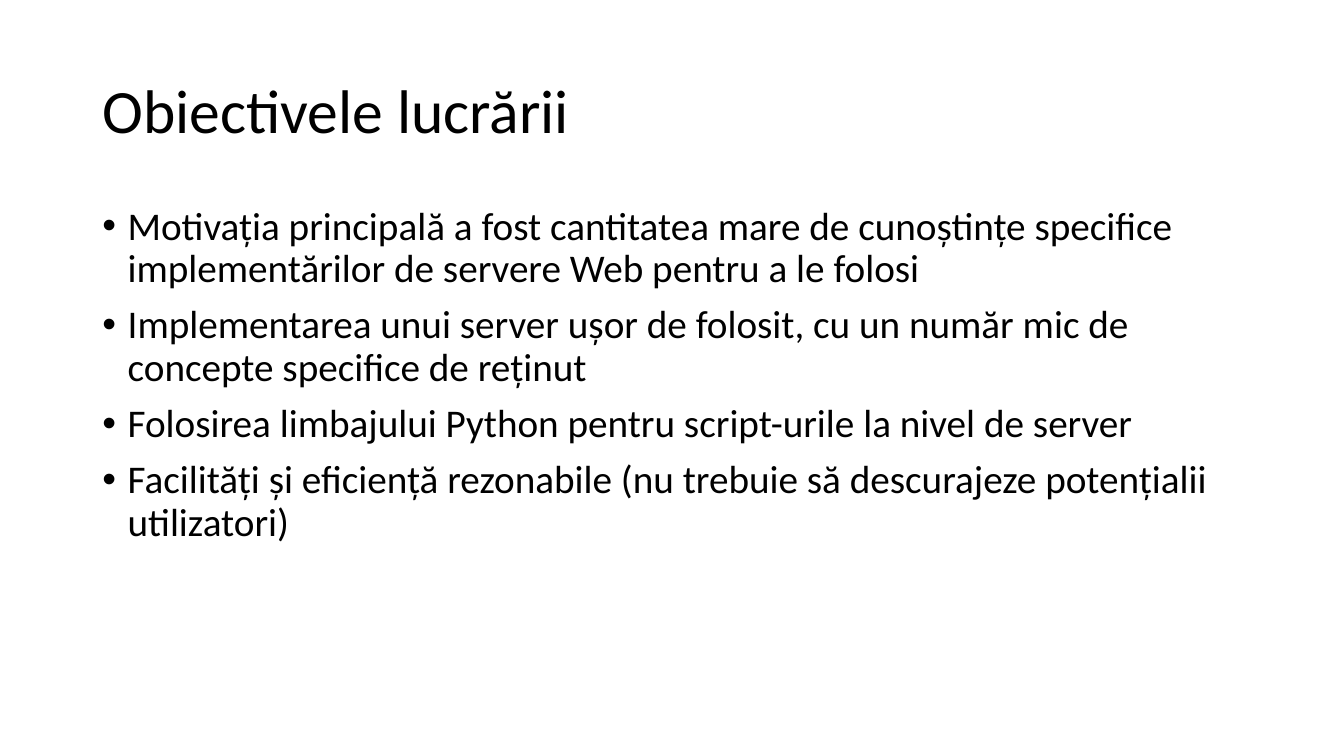
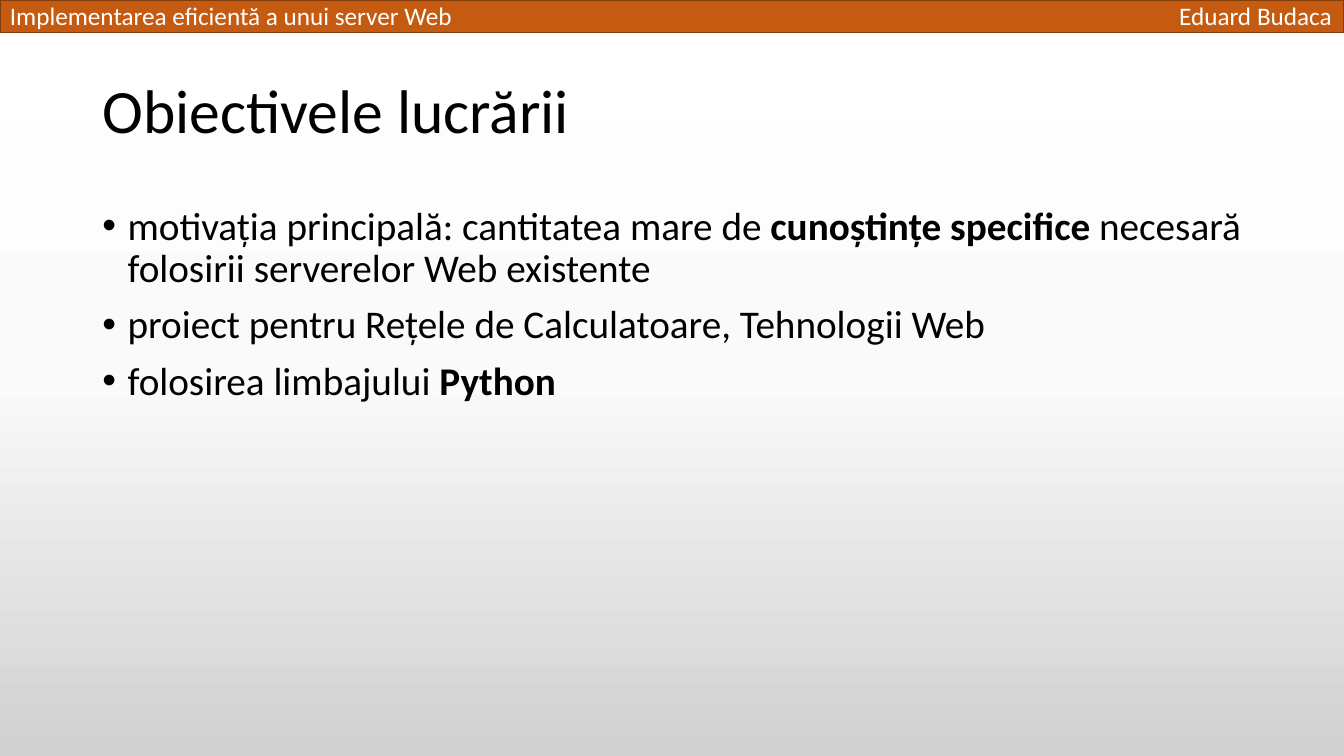
Before and after one commit to TED-996/bachelor-thesis-pack, a slide deck: slide 3 of Licenta2018BudacaEduard/Implementarea eficientă a unui server Web.pptx. Drawn at 1344x756 pixels with LibreOffice and Linux fonts; fonts in the diff are those of the drawing. Boxes give left, top, right and bottom in pixels: in the first picture for what was removed or moved away, otherwise in the second. Text is boxed around its words. In the diff, an @@ line names an element or a change of style, - is before the commit and + after.

```diff
--- a/Licenta2018BudacaEduard/Implementarea eficientă a unui server Web.pptx
+++ b/Licenta2018BudacaEduard/Implementarea eficientă a unui server Web.pptx
@@ background #FFFFFF to gradient #FFFFFF to #FBFBFB to #D1D1D1 @@
@@ rectangle added at (0, 0, 1344, 32), fill #C55A11, outline #843C0B 1 pt @@
@@ text added at (10, 7, 451, 29), 18 pt, text #FFFFFF @@
+Implementarea eficientă a unui server Web
@@ text added at (1179, 7, 1332, 25), 18 pt, text #FFFFFF @@
+Eduard Budaca
@@ text at (128, 212, 1241, 402): text changed @@
-• Motivația principală a fost cantitatea mare de cunoștințe specifice implementărilor de servere Web pentru a le folosi
-• Implementarea unui server ușor de folosit, cu un număr mic de concepte specifice de reținut
-• Folosirea limbajului Python pentru script-urile la nivel de server
-• Facilități și eficiență rezonabile (nu trebuie să descurajeze potențialii utilizatori)
+• motivația principală: cantitatea mare de cunoștințe specifice necesară folosirii serverelor Web existente
+• proiect pentru Rețele de Calculatoare, Tehnologii Web
+• folosirea limbajului Python
```
Also in this commit, not shown: 14 other slides changed, 7 slides added, 6 slides removed, 1 other file.
